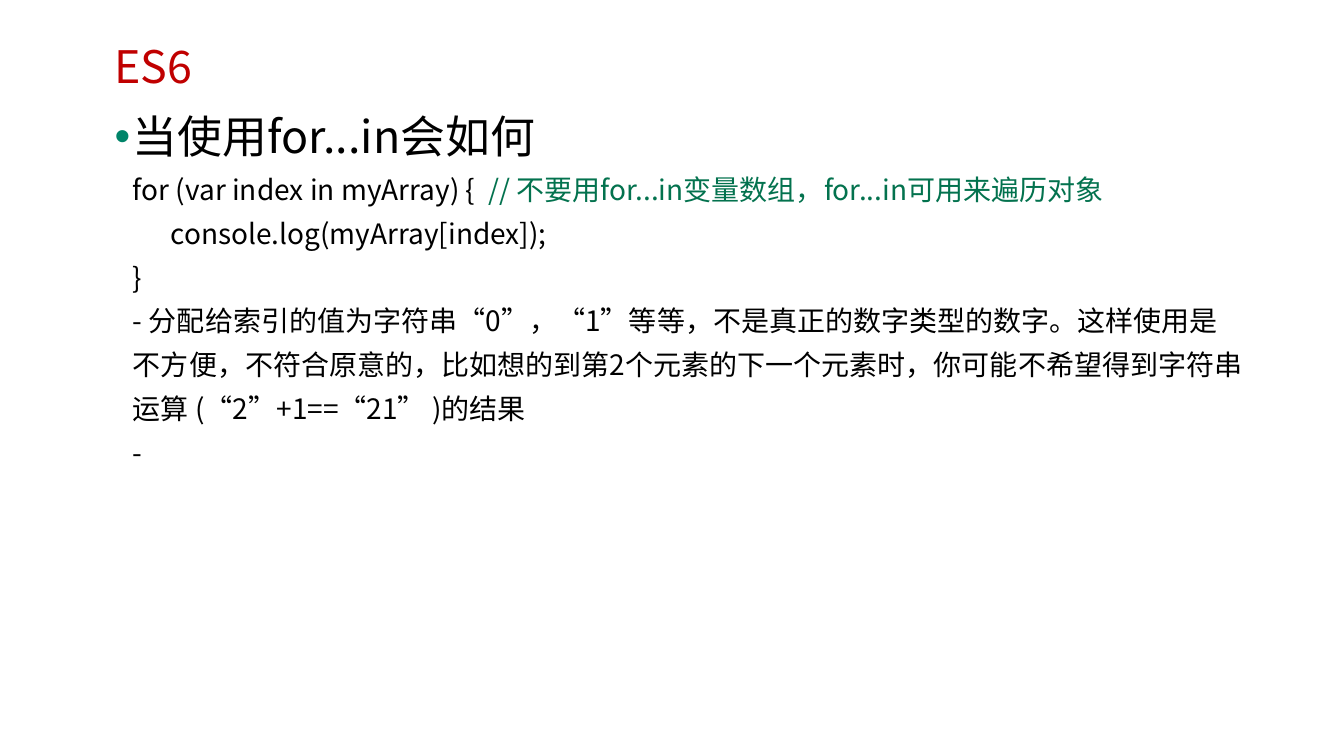
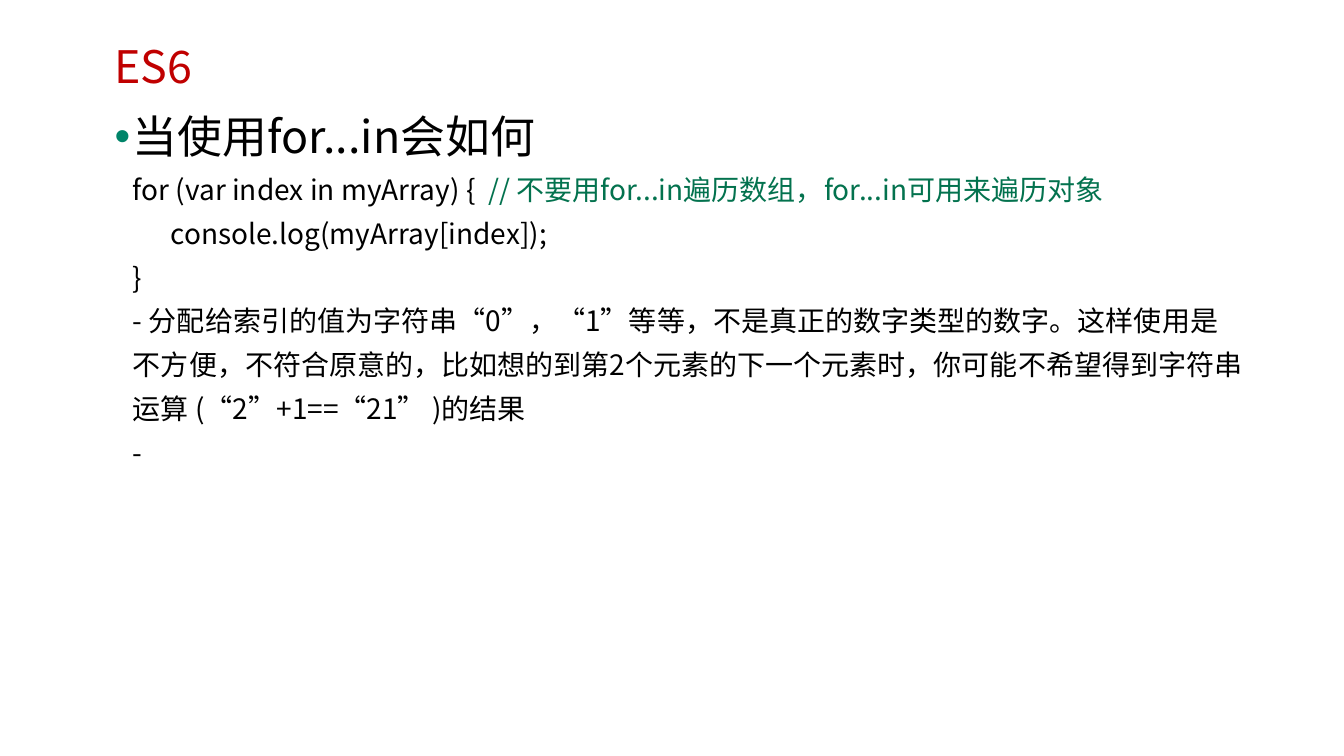
Before and after one commit to edu2act/course-javascript-advanced, a slide deck: slide 42 of 课程PPT/14.ECMAScript 6 二.pptx (slide 31 before the commit). Drawn at 1344x756 pixels with LibreOffice and Linux fonts; fonts in the diff are those of the drawing; background and template pictures are left out. Boxes give left, top, right and bottom in pixels: in the first picture for what was removed or moved away, otherwise in the second. Text is boxed around its words. In the diff, an @@ line names an element or a change of style, - is before the commit and + after.

```diff
--- a/课程PPT/14.ECMAScript 6 二.pptx
+++ b/课程PPT/14.ECMAScript 6 二.pptx
@@ text at [133,115,1243,425]: text changed @@
-• 当使用for...in会如何
-  for (var index in myArray) { // 不要用for...in变量数组，for...in可用来遍历对象
-  console.log(myArray[index]);
-  }
-  - 分配给索引的值为字符串“0”，“1”等等，不是真正的数字类型的数字。这样使用是不方便，不符合原意的，比如想的到第2个元素的下一个元素时，你可能不希望得到字符串运算 (“2”+1==“21” )的结果
-  -
+• 当使用for...in会如何
+  for (var index in myArray) { // 不要用for...in遍历数组，for...in可用来遍历对象
+  console.log(myArray[index]);
+  }
+  - 分配给索引的值为字符串“0”，“1”等等，不是真正的数字类型的数字。这样使用是不方便，不符合原意的，比如想的到第2个元素的下一个元素时，你可能不希望得到字符串运算 (“2”+1==“21” )的结果
+  -
```
Also in this commit, not shown: 3 other slides changed, 11 slides added, 9 other files.
